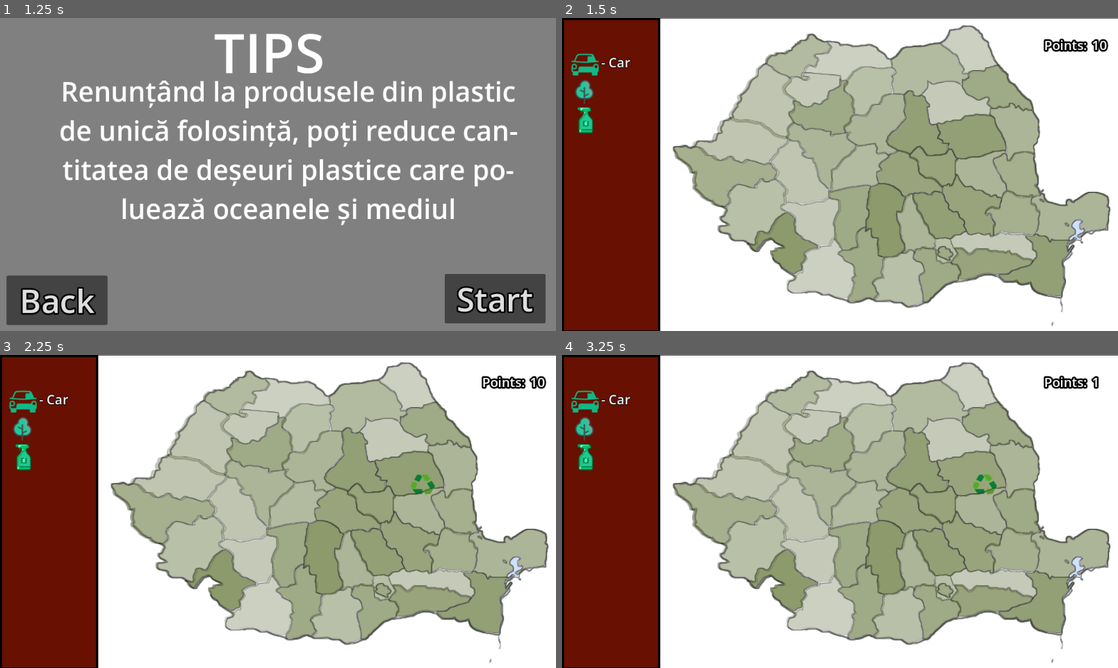
Above: before the commit, frames 1-4 (two rows, left to right).
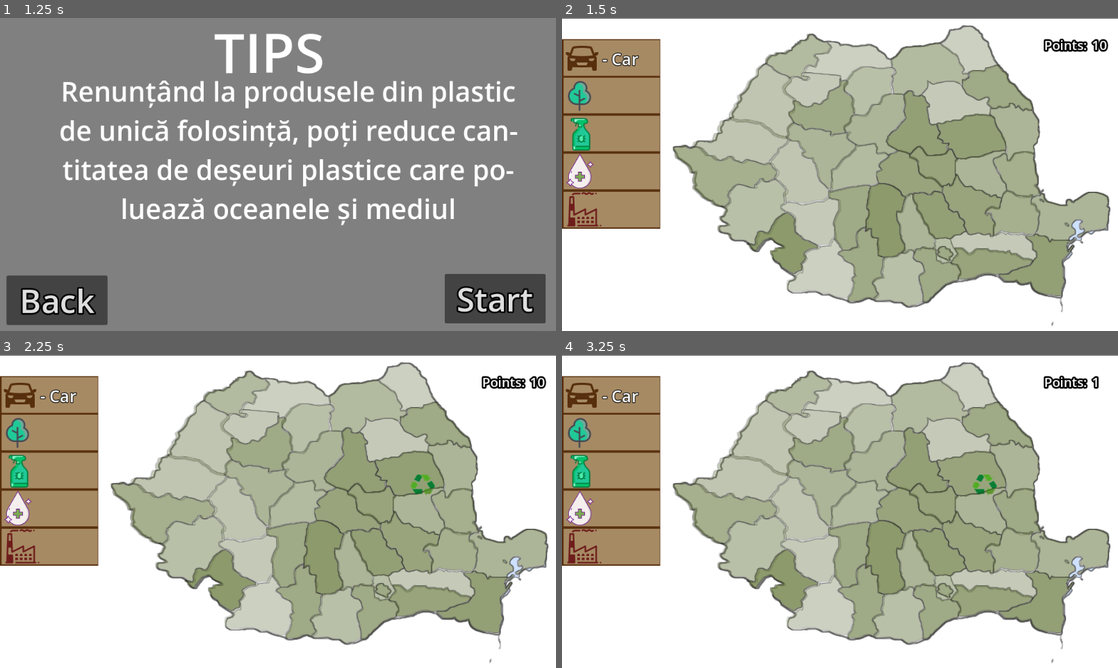
Above: after the commit, the same moments.

Repository: Yuichiro021/TechnoByte
Game: Godot game, scene res://main_menu/main_menu.tscn
Two runs of this game, one before a commit and one after it. Both use one fixed random seed, a clock stepped at 60 frames per second and the inputs below.
Inputs (mouse positions are in pixels of both pictures, inside the frame that each line leads up to):
- Up to frame 1 (1.25 s): click "Start" at 0.5 s
- Up to frame 2 (1.5 s): click "Start" at 1.25 s
- Up to frame 3 (2.25 s): tap Enter at 2 s; move the mouse to (400, 495) at 2.02 s; click (400, 495) at 2.17 s
- Up to frame 4 (3.25 s): tap Space at 2.75 s; move the mouse to (728, 527) at 2.77 s; click (728, 527) at 2.92 s

Frame 1 is identical in both runs. In frame 2, 18% of the frame differs, in the area x 0-18%, y 0-100%; in frame 3, 18%; in frame 4, 18%.

Commit message:
commit ca lumea deocamdata

Diff:
--- a/Scenes/level1.tscn
+++ b/Scenes/level1.tscn
@@ -45,10 +45,12 @@
 [ext_resource type="Texture2D" uid="uid://fav874tjyajr" path="res://resources/level/BR.png" id="41_h5cp4"]
 [ext_resource type="Texture2D" uid="uid://d2uwtgvbn82ee" path="res://resources/level/TL.png" id="42_r2a0r"]
 [ext_resource type="Texture2D" uid="uid://bomw3jutfrc4p" path="res://resources/level/CT.png" id="43_krtn0"]
-[ext_resource type="Texture2D" uid="uid://dedq0xtadxfbk" path="res://resources/icons/car.png" id="45_nk5fa"]
 [ext_resource type="Texture2D" uid="uid://bpdjhoywl45gl" path="res://resources/icons/tree.png" id="46_7vt8c"]
-[ext_resource type="Texture2D" uid="uid://c0g0hdqb32qvk" path="res://resources/level/cutie2.png" id="46_o5qyr"]
+[ext_resource type="Texture2D" uid="uid://dnegdc6warnbo" path="res://resources/icons/car-new.png" id="47_q8str"]
 [ext_resource type="Texture2D" uid="uid://ccykui8x3mww3" path="res://resources/icons/pesticide.png" id="47_xr5x0"]
+[ext_resource type="Texture2D" uid="uid://bm5xntjty5few" path="res://resources/icons/water.png" id="50_j883l"]
+[ext_resource type="Texture2D" uid="uid://br1ggnd7j6ce7" path="res://resources/level/cutie3.png" id="51_kgdte"]
+[ext_resource type="Texture2D" uid="uid://rgxk7xhqs2xb" path="res://resources/icons/factory.png" id="51_pblnv"]
 
 [node name="Node" type="Node"]
 
@@ -483,33 +485,47 @@
 
 [node name="icon_menu" type="Node2D" parent="."]
 
-[node name="MarginContainer" type="MarginContainer" parent="icon_menu"]
-z_index = 1
-offset_right = 181.0
-offset_bottom = 579.0
-
-[node name="TextureRect" type="TextureRect" parent="icon_menu/MarginContainer"]
-self_modulate = Color(1, 0.270588, 0.52549, 1)
-layout_mode = 2
-texture = ExtResource("46_o5qyr")
-expand_mode = 1
-
-[node name="HBoxContainer" type="HBoxContainer" parent="icon_menu/MarginContainer"]
-layout_mode = 2
-
-[node name="VBoxContainer" type="VBoxContainer" parent="icon_menu"]
-z_index = 1
-offset_left = 17.0
-offset_top = 55.0
-offset_right = 81.0
-offset_bottom = 634.0
-scale = Vector2(0.8, 0.8)
-
-[node name="TextureRect" type="TextureRect" parent="icon_menu/VBoxContainer"]
-layout_mode = 2
-texture = ExtResource("45_nk5fa")
-
-[node name="Label" type="Label" parent="icon_menu/VBoxContainer/TextureRect"]
+[node name="TextureRect2" type="TextureRect" parent="icon_menu"]
+z_index = 2
+offset_left = 2.0
+offset_top = 110.0
+offset_right = 66.0
+offset_bottom = 174.0
+texture = ExtResource("46_7vt8c")
+
+[node name="TextureRect3" type="TextureRect" parent="icon_menu"]
+z_index = 2
+offset_left = 2.0
+offset_top = 184.0
+offset_right = 66.0
+offset_bottom = 244.0
+texture = ExtResource("47_xr5x0")
+
+[node name="TextureRect4" type="TextureRect" parent="icon_menu"]
+z_index = 2
+offset_left = 1.0
+offset_top = 250.0
+offset_right = 65.0
+offset_bottom = 314.0
+texture = ExtResource("50_j883l")
+
+[node name="TextureRect5" type="TextureRect" parent="icon_menu"]
+z_index = 2
+offset_left = 9.0
+offset_top = 320.0
+offset_right = 73.0
+offset_bottom = 384.0
+texture = ExtResource("51_pblnv")
+
+[node name="TextureRect" type="TextureRect" parent="icon_menu"]
+z_index = 2
+offset_left = 5.0
+offset_top = 42.0
+offset_right = 69.0
+offset_bottom = 106.0
+texture = ExtResource("47_q8str")
+
+[node name="Label" type="Label" parent="icon_menu/TextureRect"]
 layout_mode = 0
 offset_left = 69.0
 offset_top = 12.0
@@ -520,10 +536,80 @@
 theme_override_font_sizes/font_size = 30
 text = "- Car"
 
-[node name="TextureRect2" type="TextureRect" parent="icon_menu/VBoxContainer"]
-layout_mode = 2
-texture = ExtResource("46_7vt8c")
-
-[node name="TextureRect3" type="TextureRect" parent="icon_menu/VBoxContainer"]
-layout_mode = 2
-texture = ExtResource("47_xr5x0")
+[node name="MarginContainer" type="MarginContainer" parent="icon_menu"]
+z_index = 1
+offset_top = 39.0
+offset_right = 181.0
+offset_bottom = 119.0
+scale = Vector2(1, 0.875)
+
+[node name="HBoxContainer" type="HBoxContainer" parent="icon_menu/MarginContainer"]
+layout_mode = 2
+
+[node name="TextureRect" type="TextureRect" parent="icon_menu/MarginContainer"]
+layout_mode = 2
+texture = ExtResource("51_kgdte")
+
+[node name="MarginContainer2" type="MarginContainer" parent="icon_menu"]
+z_index = 1
+offset_top = 108.0
+offset_right = 181.0
+offset_bottom = 188.0
+scale = Vector2(1, 0.875)
+
+[node name="HBoxContainer" type="HBoxContainer" parent="icon_menu/MarginContainer2"]
+layout_mode = 2
+
+[node name="TextureRect" type="TextureRect" parent="icon_menu/MarginContainer2"]
+layout_mode = 2
+texture = ExtResource("51_kgdte")
+
+[node name="MarginContainer3" type="MarginContainer" parent="icon_menu"]
+z_index = 1
+offset_top = 178.0
+offset_right = 181.0
+offset_bottom = 258.0
+scale = Vector2(1, 0.875)
+
+[node name="HBoxContainer" type="HBoxContainer" parent="icon_menu/MarginContainer3"]
+layout_mode = 2
+
+[node name="TextureRect" type="TextureRect" parent="icon_menu/MarginContainer3"]
+layout_mode = 2
+texture = ExtResource("51_kgdte")
+
+[node name="MarginContainer4" type="MarginContainer" parent="icon_menu"]
+z_index = 1
+offset_top = 248.0
+offset_right = 181.0
+offset_bottom = 328.0
+scale = Vector2(1, 0.875)
+
+[node name="HBoxContainer" type="HBoxContainer" parent="icon_menu/MarginContainer4"]
+layout_mode = 2
+
+[node name="TextureRect" type="TextureRect" parent="icon_menu/MarginContainer4"]
+layout_mode = 2
+texture = ExtResource("51_kgdte")
+
+[node name="MarginContainer5" type="MarginContainer" parent="icon_menu"]
+z_index = 1
+offset_top = 318.0
+offset_right = 181.0
+offset_bottom = 398.0
+scale = Vector2(1, 0.875)
+
+[node name="HBoxContainer" type="HBoxContainer" parent="icon_menu/MarginContainer5"]
+layout_mode = 2
+
+[node name="TextureRect" type="TextureRect" parent="icon_menu/MarginContainer5"]
+layout_mode = 2
+texture = ExtResource("51_kgdte")
+
+[node name="VBoxContainer" type="VBoxContainer" parent="icon_menu"]
+z_index = 1
+offset_left = 15.0
+offset_top = 50.0
+offset_right = 79.0
+offset_bottom = 629.0
+scale = Vector2(0.8, 0.8)
Not shown: 1 places in Scenes/level1.tscn that only renumber resources
